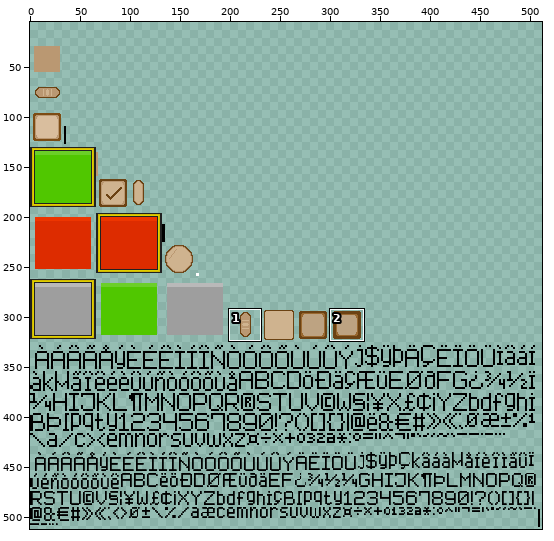
A sprite sheet gets an edit: assets/Game_UI_Skin/Game_UI_Skin.png. Above, an overview of the earlier version with the close-up marked.
Close-up. First the earlier version:
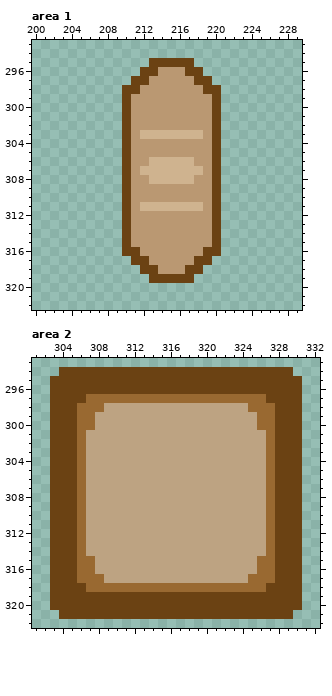
The file is 512x512 pixels. Pixels under 10% opacity are left out. Colours within 5 levels of each other are drawn and written as one. Shown: area 1: x 200..229, y 293..322; area 2: x 301..332, y 293..322. The wide view leaves out empty margins. The commit also changed other parts of the picture, which this record leaves out.
After:
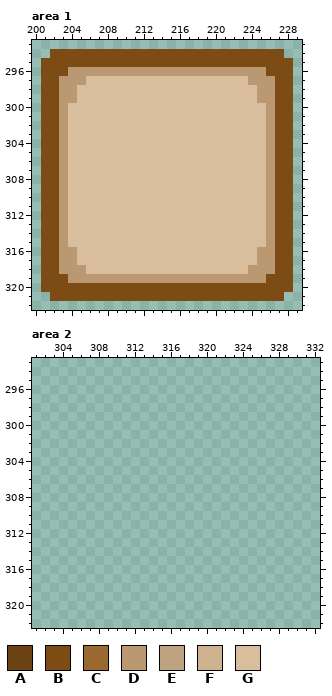
Palette (. is transparent): A #6b4213  B #7d4c14  C #996931  D #ba9872  E #bda382  F #cfb38f  G #d9be9e
From old to new:
--- area 1
@@ x 200..229 @@
 293 ..............................
-294 ..............................
-295 .............AAAAA............
-296 ............AADDDAA...........
-297 ...........AADDDDDAA..........
-298 ..........AADDDDDDDAA.........
-299 ..........ADDDDDDDDDA.........
-300 ..........ADDDDDDDDDA.........
-301 ..........ADDDDDDDDDA.........
-302 ..........ADDDDDDDDDA.........
-303 ..........ADFFFFFFFDA.........
-304 ..........ADDDDDDDDDA.........
-305 ..........ADDDDDDDDDA.........
-306 ..........ADDFFFFFDDA.........
-307 ..........ADFFFFFFFDA.........
-308 ..........ADDFFFFFDDA.........
-309 ..........ADDDDDDDDDA.........
-310 ..........ADDDDDDDDDA.........
-311 ..........ADFFFFFFFDA.........
-312 ..........ADDDDDDDDDA.........
-313 ..........ADDDDDDDDDA.........
-314 ..........ADDDDDDDDDA.........
-315 ..........ADDDDDDDDDA.........
-316 ..........AADDDDDDDAA.........
-317 ...........AADDDDDAA..........
-318 ............AADDDAA...........
-319 .............AAAAA............
-320 ..............................
-321 ..............................
+294 ..BBBBBBBBBBBBBBBBBBBBBBBBBB..
+295 .BBBBBBBBBBBBBBBBBBBBBBBBBBBB.
+296 .BBBDDDDDDDDDDDDDDDDDDDDDDBBB.
+297 .BBDDDGGGGGGGGGGGGGGGGGGDDDBB.
+298 .BBDDGGGGGGGGGGGGGGGGGGGGDDBB.
+299 .BBDDGGGGGGGGGGGGGGGGGGGGDDBB.
+300 .BBDGGGGGGGGGGGGGGGGGGGGGGDBB.
+301 .BBDGGGGGGGGGGGGGGGGGGGGGGDBB.
+302 .BBDGGGGGGGGGGGGGGGGGGGGGGDBB.
+303 .BBDGGGGGGGGGGGGGGGGGGGGGGDBB.
+304 .BBDGGGGGGGGGGGGGGGGGGGGGGDBB.
+305 .BBDGGGGGGGGGGGGGGGGGGGGGGDBB.
+306 .BBDGGGGGGGGGGGGGGGGGGGGGGDBB.
+307 .BBDGGGGGGGGGGGGGGGGGGGGGGDBB.
+308 .BBDGGGGGGGGGGGGGGGGGGGGGGDBB.
+309 .BBDGGGGGGGGGGGGGGGGGGGGGGDBB.
+310 .BBDGGGGGGGGGGGGGGGGGGGGGGDBB.
+311 .BBDGGGGGGGGGGGGGGGGGGGGGGDBB.
+312 .BBDGGGGGGGGGGGGGGGGGGGGGGDBB.
+313 .BBDGGGGGGGGGGGGGGGGGGGGGGDBB.
+314 .BBDGGGGGGGGGGGGGGGGGGGGGGDBB.
+315 .BBDGGGGGGGGGGGGGGGGGGGGGGDBB.
+316 .BBDDGGGGGGGGGGGGGGGGGGGGDDBB.
+317 .BBDDGGGGGGGGGGGGGGGGGGGGDDBB.
+318 .BBDDDGGGGGGGGGGGGGGGGGGDDDBB.
+319 .BBBDDDDDDDDDDDDDDDDDDDDDDBBB.
+320 .BBBBBBBBBBBBBBBBBBBBBBBBBBBB.
+321 ..BBBBBBBBBBBBBBBBBBBBBBBBBB..
 322 ..............................
--- area 2
@@ x 301..332 @@
 293 ................................
-294 ...AAAAAAAAAAAAAAAAAAAAAAAAAA...
-295 ..AAAAAAAAAAAAAAAAAAAAAAAAAAAA..
-296 ..AAAAAAAAAAAAAAAAAAAAAAAAAAAA..
-297 ..AAAACCCCCCCCCCCCCCCCCCCCAAAA..
-298 ..AAACCCEEEEEEEEEEEEEEEECCCAAA..
-299 ..AAACCEEEEEEEEEEEEEEEEEECCAAA..
-300 ..AAACCEEEEEEEEEEEEEEEEEECCAAA..
-301 ..AAACEEEEEEEEEEEEEEEEEEEECAAA..
-302 ..AAACEEEEEEEEEEEEEEEEEEEECAAA..
-303 ..AAACEEEEEEEEEEEEEEEEEEEECAAA..
-304 ..AAACEEEEEEEEEEEEEEEEEEEECAAA..
-305 ..AAACEEEEEEEEEEEEEEEEEEEECAAA..
-306 ..AAACEEEEEEEEEEEEEEEEEEEECAAA..
-307 ..AAACEEEEEEEEEEEEEEEEEEEECAAA..
-308 ..AAACEEEEEEEEEEEEEEEEEEEECAAA..
-309 ..AAACEEEEEEEEEEEEEEEEEEEECAAA..
-310 ..AAACEEEEEEEEEEEEEEEEEEEECAAA..
-311 ..AAACEEEEEEEEEEEEEEEEEEEECAAA..
-312 ..AAACEEEEEEEEEEEEEEEEEEEECAAA..
-313 ..AAACEEEEEEEEEEEEEEEEEEEECAAA..
-314 ..AAACEEEEEEEEEEEEEEEEEEEECAAA..
-315 ..AAACCEEEEEEEEEEEEEEEEEECCAAA..
-316 ..AAACCEEEEEEEEEEEEEEEEEECCAAA..
-317 ..AAACCCEEEEEEEEEEEEEEEECCCAAA..
-318 ..AAAACCCCCCCCCCCCCCCCCCCCAAAA..
-319 ..AAAAAAAAAAAAAAAAAAAAAAAAAAAA..
-320 ..AAAAAAAAAAAAAAAAAAAAAAAAAAAA..
-321 ...AAAAAAAAAAAAAAAAAAAAAAAAAA...
+294 ................................
+295 ................................
+296 ................................
+297 ................................
+298 ................................
+299 ................................
+300 ................................
+301 ................................
+302 ................................
+303 ................................
+304 ................................
+305 ................................
+306 ................................
+307 ................................
+308 ................................
+309 ................................
+310 ................................
+311 ................................
+312 ................................
+313 ................................
+314 ................................
+315 ................................
+316 ................................
+317 ................................
+318 ................................
+319 ................................
+320 ................................
+321 ................................
 322 ................................
Changed places in both close-ups, as pixel boxes (x1, y1, x2, y2):
changed: (41, 49, 293, 301)
erased: (50, 367, 302, 619)
